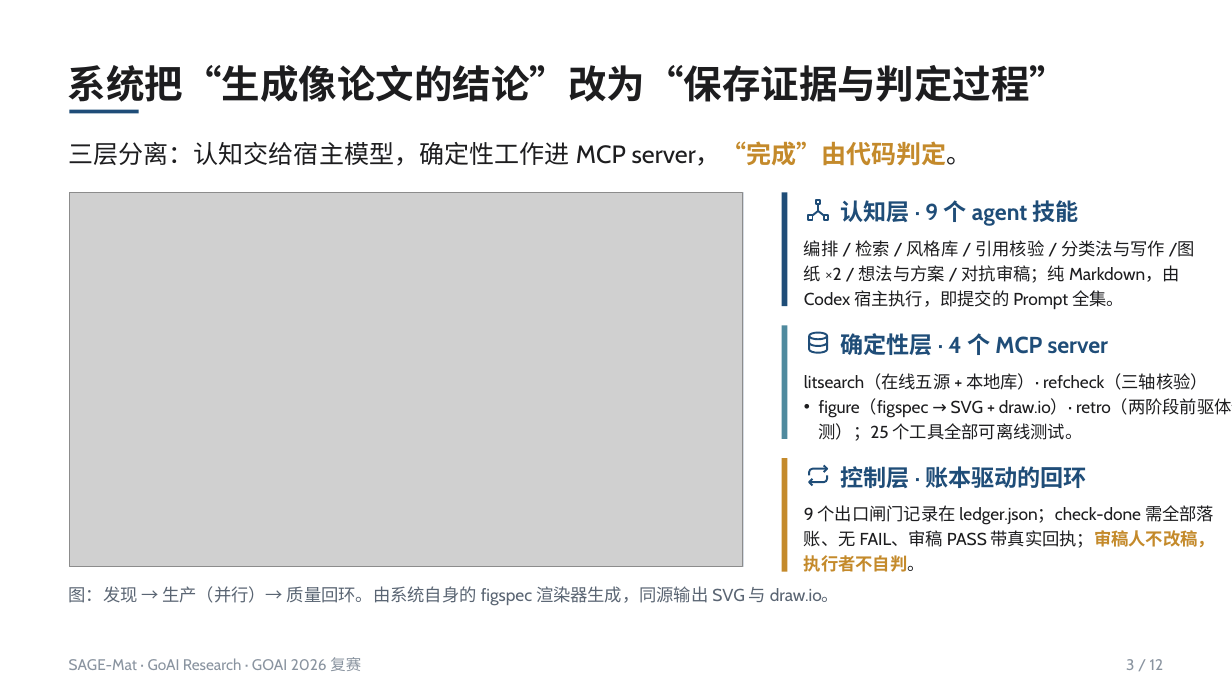
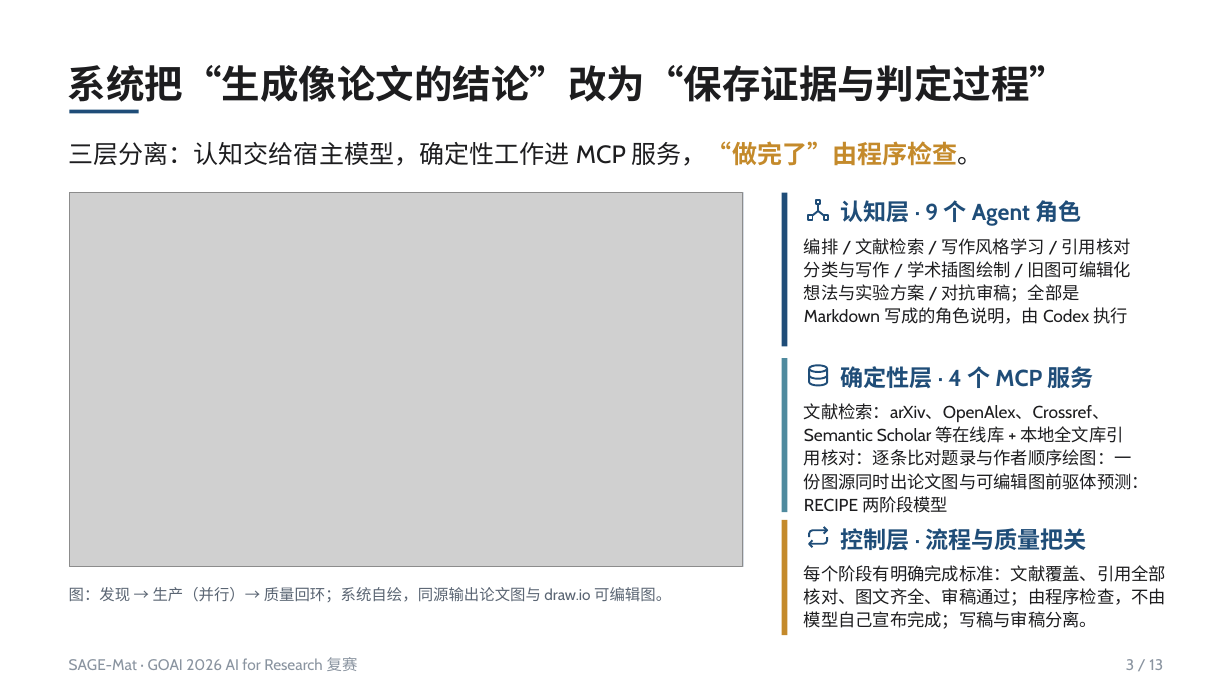
Before and after one commit to asimfish/goai_research, a slide deck: slide 3 of submission/goai_final/deck/SAGE-Mat_复赛方案说明.pptx. Drawn at 1232x693 pixels with LibreOffice and Linux fonts; fonts in the diff are those of the drawing; grey boxes stand for pictures. Boxes give left, top, right and bottom in pixels: in the first picture for what was removed or moved away, otherwise in the second. Text is boxed around its words. In the diff, an @@ line names an element or a change of style, - is before the commit and + after.

```diff
--- a/submission/goai_final/deck/SAGE-Mat_复赛方案说明.pptx
+++ b/submission/goai_final/deck/SAGE-Mat_复赛方案说明.pptx
@@ text at box(68, 141, 983, 166): text changed @@
-三层分离：认知交给宿主模型，确定性工作进 MCP server，“完成”由代码判定。
+三层分离：认知交给宿主模型，确定性工作进 MCP 服务，“做完了”由程序检查。
@@ rectangle: place and size @@
-rectangle at box(782, 192, 787, 306)
+rectangle at box(782, 192, 787, 347)
@@ text at box(840, 200, 1081, 226): text changed @@
-认知层 · 9 个 agent 技能
+认知层 · 9 个 Agent 角色
@@ text at box(804, 238, 1132, 324): text changed @@
-编排 / 检索 / 风格库 / 引用核验 / 分类法与写作 /图纸 ×2 / 想法与方案 / 对抗审稿；纯 Markdown，由 Codex 宿主执行，即提交的 Prompt 全集。
+编排 / 文献检索 / 写作风格学习 / 引用核对分类与写作 / 学术插图绘制 / 旧图可编辑化想法与实验方案 / 对抗审稿；全部是 Markdown 写成的角色说明，由 Codex 执行
@@ rectangle: place and size @@
-rectangle at box(782, 325, 787, 439)
+rectangle at box(782, 359, 787, 513)
@@ freeform shape: place and size @@
-freeform shape at box(810, 336, 827, 347)
+freeform shape at box(810, 369, 827, 379)
@@ freeform shape: place and size @@
-freeform shape at box(810, 333, 827, 339)
+freeform shape at box(810, 365, 827, 372)
@@ freeform shape: place and size @@
-freeform shape at box(810, 343, 827, 353)
+freeform shape at box(810, 375, 827, 385)
@@ text at box(840, 366, 1094, 388): text changed @@
-确定性层 · 4 个 MCP server
+确定性层 · 4 个 MCP 服务
@@ text at box(804, 403, 1149, 513): text changed @@
-litsearch（在线五源 + 本地库）· refcheck（三轴核验）
-• figure（figspec → SVG + draw.io）· retro（两阶段前驱体预测）；25 个工具全部可离线测试。
+文献检索：arXiv、OpenAlex、Crossref、Semantic Scholar 等在线库 + 本地全文库引用核对：逐条比对题录与作者顺序绘图：一份图源同时出论文图与可编辑图前驱体预测：RECIPE 两阶段模型
@@ 2 freeform shapes, 1 rectangle: place and size @@
-2 freeform shapes, 1 rectangle at box(782, 458, 827, 572)
+2 freeform shapes, 1 rectangle at box(782, 519, 827, 635)
@@ text at box(840, 528, 1087, 550): text changed @@
-控制层 · 账本驱动的回环
+控制层 · 流程与质量把关
@@ text at box(804, 565, 1166, 629): text changed @@
-9 个出口闸门记录在 ledger.json；check-done 需全部落账、无 FAIL、审稿 PASS 带真实回执；审稿人不改稿，执行者不自判。
+每个阶段有明确完成标准：文献覆盖、引用全部核对、图文齐全、审稿通过；由程序检查，不由模型自己宣布完成；写稿与审稿分离。
@@ text at box(69, 587, 671, 602): text changed; size 13.5 to 12 pt @@
-图：发现 → 生产（并行）→ 质量回环。由系统自身的 figspec 渲染器生成，同源输出 SVG 与 draw.io。
+图：发现 → 生产（并行）→ 质量回环；系统自绘，同源输出论文图与 draw.io 可编辑图。
@@ text at box(69, 657, 358, 671): text changed @@
-SAGE-Mat · GoAI Research · GOAI 2026 复赛
+SAGE-Mat · GOAI 2026 AI for Research 复赛
@@ text at box(1126, 659, 1163, 670): text changed @@
-3 / 12
+3 / 13
```
Also in this commit, not shown: 8 other slides changed, 4 slides added, 3 slides removed, 41 other files.
